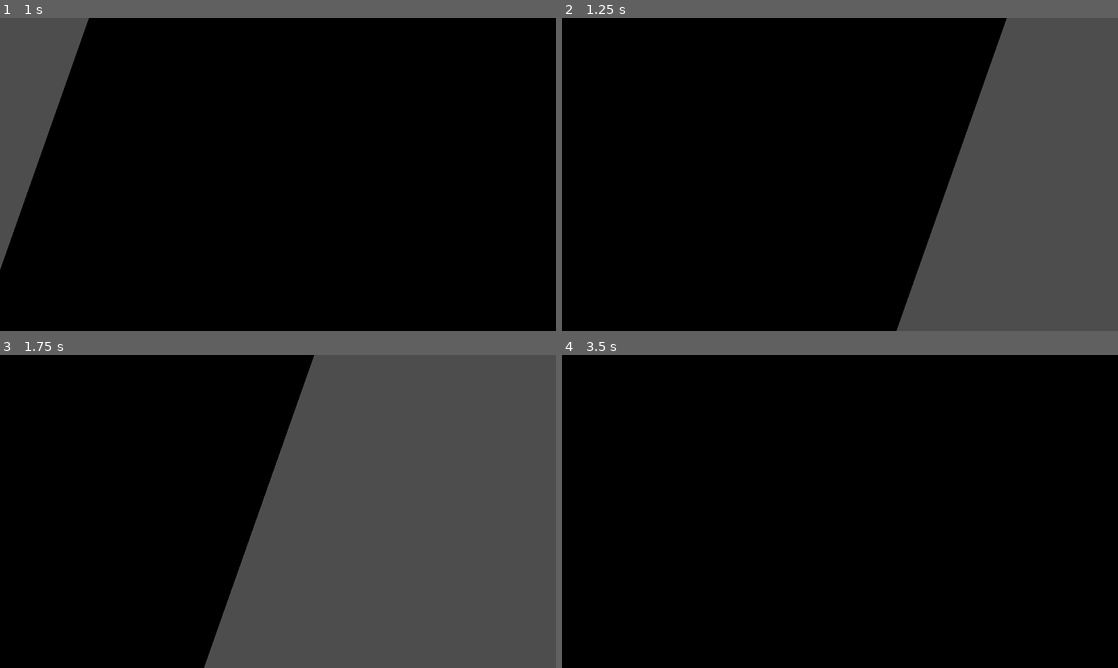
Above: before the commit, frames 1-4 (two rows, left to right).
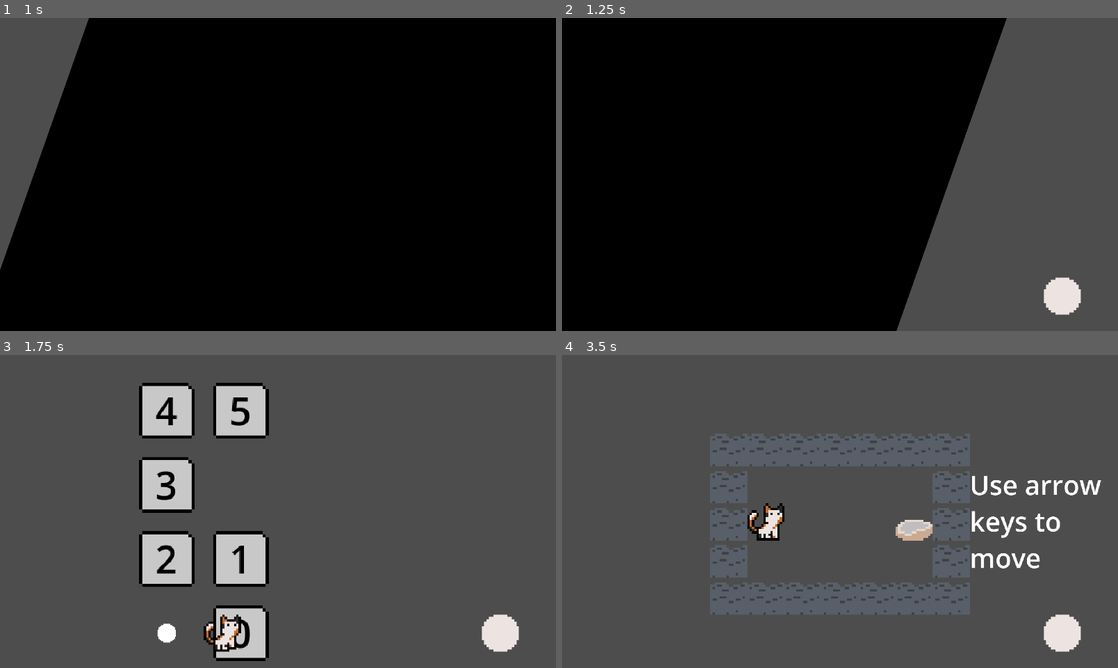
Above: after the commit, the same moments.

Repository: Just-a-Bee/Chrono-Cat
Game: Godot game, scene res://ui/title/title.tscn
Same seed, same stepped clock (60 frames per second), same inputs: the game is played once before the commit and once after it. The engine's default icon, where the game draws it, is replaced by a stand-in: a white triangle on a blue panel in a dark square.
Inputs (mouse positions are in pixels of both pictures, inside the frame that each line leads up to):
- Up to frame 1 (1 s): click "Play" at 0.5 s
- Up to frame 2 (1.25 s): no input
- Up to frame 3 (1.75 s): tap Enter (ui_accept) at 1.25, 1.52 s; move the mouse to (400, 495) at 1.27 s; hold D (right) from 1.28 s (still down); hold X (rewind) from 1.28 s (still down); click (400, 495) at 1.42 s; tap Z (undo) at 1.55 s
- Up to frame 4 (3.5 s): move the mouse to (728, 527) at 2.02 s; release D (right) at 2.03 s; release X (rewind) at 2.03 s; hold S (down) 2.03-2.78 s; tap Z (undo) at 2.1, 3.05 s; tap Enter (ui_accept) at 2.27 s; tap X (rewind) at 2.3 s; move the mouse to (895, 442) at 2.77 s; hold D (right) from 2.78 s (still down); hold X (rewind) from 2.78 s (still down)

Frame 1 is identical in both runs. In frame 2, 0.7% of the frame differs, in the area x 86-94%, y 82-95%; in frame 3, 48%; in frame 4, 100%, in the area x 0-100%, y 0-100%.
Error before the commit: Cannot call method 'instantiate' on a null value. (res://main.gd:67)
Error after the commit: Invalid access to property or key 'level' on a base object of type 'Sprite2D (MapNode)'. (res://ui/level_select/level_select.gd:19)

Commit message:
Big changes to level select Added level icons that change on clear Player sprite tweens and is animated between levels Level select items are MapNodes that player moves between Cannot move past an uncleared level

Diff:
--- a/main.tscn
+++ b/main.tscn
@@ -114,12 +114,11 @@
 text = "Settings"
 
 [node name="RewindBar" type="TextureProgressBar" parent="."]
-visible = false
-offset_left = 1728.0
+offset_left = 1664.0
 offset_top = 896.0
-offset_right = 1744.0
-offset_bottom = 912.0
-scale = Vector2(10, 10)
+offset_right = 1690.0
+offset_bottom = 922.0
+scale = Vector2(8, 8)
 max_value = 3.0
 fill_mode = 4
 texture_under = ExtResource("6_mr47i")
--- a/ui/level_select/level_button.gd
+++ b/ui/level_select/level_button.gd
@@ -1,15 +1,13 @@
-extends Control
+extends MapNode
 
-@onready var level_select = get_parent()
 @export var level:PackedScene
+@export var level_number:int = 0
 
-# vars for adjacent elements
-@export var up_button:Node
-@export var left_button:Node
-@export var down_button:Node
-@export var right_button:Node
+func _ready():
+	$LevelNumber.text = str(level_number)
 
 func _on_button_up():
 	get_parent().open_level.emit(level, name)
 func clear():
-	get_node("Check").show()
+	$CompleteSprite.show()
+	unlock_adjacent()
--- a/ui/level_select/level_button.tscn
+++ b/ui/level_select/level_button.tscn
@@ -1,22 +1,27 @@
 [gd_scene load_steps=4 format=3 uid="uid://doyd0aa2nqgl2"]
 
 [ext_resource type="Script" path="res://ui/level_select/level_button.gd" id="1_g5ee8"]
-[ext_resource type="Texture2D" uid="uid://dodvj3t301qc5" path="res://assets/level_stuff/Check.png" id="3_su3yr"]
-[ext_resource type="Texture2D" uid="uid://dvysf1de0w15y" path="res://assets/circle.png" id="4_lpmam"]
+[ext_resource type="Texture2D" uid="uid://bbxfqg35otvkb" path="res://assets/cleared_level.png" id="2_nnmwk"]
+[ext_resource type="Texture2D" uid="uid://dgp50clvvm3gx" path="res://assets/level_icon.png" id="3_nmnny"]
 
-[node name="Level 1" type="Control"]
-layout_mode = 3
-anchors_preset = 0
-offset_right = 128.0
-offset_bottom = 128.0
+[node name="LevelSprite" type="Sprite2D"]
+position = Vector2(8.58307e-06, 8.58307e-06)
+scale = Vector2(10.6667, 10.6667)
+texture = ExtResource("3_nmnny")
 script = ExtResource("1_g5ee8")
 
-[node name="Check" type="Sprite2D" parent="."]
+[node name="CompleteSprite" type="Sprite2D" parent="."]
 visible = false
-position = Vector2(128, 0)
-texture = ExtResource("3_su3yr")
+texture = ExtResource("2_nnmwk")
 
-[node name="Level_Sprite" type="Sprite2D" parent="."]
-position = Vector2(-4.76837e-07, -4.76837e-07)
-scale = Vector2(2, 2)
-texture = ExtResource("4_lpmam")
+[node name="LevelNumber" type="Label" parent="."]
+offset_left = -9.0
+offset_top = -9.0
+offset_right = 63.0
+offset_bottom = 63.0
+scale = Vector2(0.25, 0.25)
+theme_override_colors/font_color = Color(0, 0, 0, 1)
+theme_override_font_sizes/font_size = 50
+text = "0"
+horizontal_alignment = 1
+vertical_alignment = 1
--- a/ui/level_select/level_select.gd
+++ b/ui/level_select/level_select.gd
@@ -8,7 +8,7 @@
 
 # connect open level signal to main
 func _ready():
-	select_level(get_node("Having a Nap"))
+	select_level(get_node("StartPos"), null, true)
 
 # handle level select inputs
 func _input(event):
@@ -21,28 +21,56 @@
 # handle directional inputs, move cursor in direction pressed
 func direction_input(event:InputEvent):
 	var new_select = null
+	var move_dir = null
 	if event.is_action_pressed("left"):
-		new_select = current_level.left_button
+		new_select = current_level.left_node
+		move_dir = Vector2.LEFT
+
 	elif event.is_action_pressed("up"):
-		new_select = current_level.up_button
+		new_select = current_level.up_node
+		move_dir = Vector2.UP
+
 	elif event.is_action_pressed("down"):
-		new_select = current_level.down_button
+		new_select = current_level.down_node
+		move_dir = Vector2.DOWN
+
 	elif event.is_action_pressed("right"):
-		new_select = current_level.right_button
+		new_select = current_level.right_node
+		move_dir = Vector2.RIGHT
+
 	if new_select != null:
-		select_level(new_select)
+		select_level(new_select, move_dir)
 
 
 # function to select a different level
-func select_level(new_select):
+func select_level(new_select, move_dir, instant = false):
+
+	# dont select level if it isnt unlocked
+	if not new_select.unlocked:
+		return
+
 	main.do_input = false
+
+
 
 	$LevelTitle.text = ""
 	current_level = new_select
 
-	var tween = get_tree().create_tween()
-	tween.tween_property($Player, "position", current_level.position, .3)
-	await tween.finished
+	# move player to level
+	if instant:
+		$Player.position = current_level.position
+	else:
+		# player moving animation
+		$Player.play("walk")
+		if move_dir == Vector2.RIGHT:
+			$Player.flip_h = false
+		elif move_dir == Vector2.LEFT:
+			$Player.flip_h = true
+		var tween = get_tree().create_tween()
+		tween.tween_property($Player, "position", current_level.position, .6)
+		await tween.finished
+		$Player.play("stand")
+
 
 	$LevelTitle.text = current_level.name
 	main.do_input = true
--- a/ui/level_select/level_select.tscn
+++ b/ui/level_select/level_select.tscn
@@ -1,72 +1,130 @@
-[gd_scene load_steps=9 format=3 uid="uid://dseb7xqjms3u6"]
+[gd_scene load_steps=19 format=3 uid="uid://dseb7xqjms3u6"]
 
 [ext_resource type="Script" path="res://ui/level_select/level_select.gd" id="1_ppnx8"]
 [ext_resource type="PackedScene" uid="uid://doyd0aa2nqgl2" path="res://ui/level_select/level_button.tscn" id="2_6b2g3"]
 [ext_resource type="PackedScene" uid="uid://dtb1o8ogbu8dx" path="res://levels/chronology.tscn" id="3_5fvae"]
+[ext_resource type="PackedScene" uid="uid://bi3qwfkkihawt" path="res://ui/level_select/map_position.tscn" id="3_5otd6"]
+[ext_resource type="PackedScene" uid="uid://unywfgkfgxtk" path="res://levels/having_a_nap.tscn" id="3_mtalg"]
 [ext_resource type="PackedScene" uid="uid://lfyr65vh2gv1" path="res://levels/lock_and_key.tscn" id="4_5d44g"]
 [ext_resource type="PackedScene" uid="uid://ujejc8syiu43" path="res://levels/locks_and_keys.tscn" id="5_b8vvg"]
 [ext_resource type="PackedScene" uid="uid://dp5opa0eowbv1" path="res://levels/water_wall.tscn" id="6_egfgn"]
-[ext_resource type="Texture2D" uid="uid://cvd6rg13hiex7" path="res://assets/actors/icon.svg" id="7_fgmna"]
 [ext_resource type="PackedScene" uid="uid://bj8ps4cnlvo7t" path="res://levels/bulky_boxes.tscn" id="7_nj5eh"]
+[ext_resource type="Texture2D" uid="uid://cvfrvcc5yq3pj" path="res://assets/actors/Cat.png" id="8_828dk"]
+
+[sub_resource type="AtlasTexture" id="AtlasTexture_kal7i"]
+atlas = ExtResource("8_828dk")
+region = Rect2(0, 0, 16, 16)
+
+[sub_resource type="AtlasTexture" id="AtlasTexture_07xp1"]
+atlas = ExtResource("8_828dk")
+region = Rect2(0, 0, 16, 16)
+
+[sub_resource type="AtlasTexture" id="AtlasTexture_vojwp"]
+atlas = ExtResource("8_828dk")
+region = Rect2(16, 0, 16, 16)
+
+[sub_resource type="AtlasTexture" id="AtlasTexture_qv7bg"]
+atlas = ExtResource("8_828dk")
+region = Rect2(32, 0, 16, 16)
+
+[sub_resource type="AtlasTexture" id="AtlasTexture_els4d"]
+atlas = ExtResource("8_828dk")
+region = Rect2(48, 0, 16, 16)
+
+[sub_resource type="AtlasTexture" id="AtlasTexture_6jwnk"]
+atlas = ExtResource("8_828dk")
+region = Rect2(64, 0, 16, 16)
+
+[sub_resource type="AtlasTexture" id="AtlasTexture_po1ws"]
+atlas = ExtResource("8_828dk")
+region = Rect2(80, 0, 16, 16)
+
+[sub_resource type="SpriteFrames" id="SpriteFrames_bwar7"]
+animations = [{
+"frames": [{
+"duration": 1.0,
+"texture": SubResource("AtlasTexture_kal7i")
+}],
+"loop": true,
+"name": &"stand",
+"speed": 5.0
+}, {
+"frames": [{
+"duration": 1.0,
+"texture": SubResource("AtlasTexture_07xp1")
+}, {
+"duration": 1.0,
+"texture": SubResource("AtlasTexture_vojwp")
+}, {
+"duration": 1.0,
+"texture": SubResource("AtlasTexture_qv7bg")
+}, {
+"duration": 1.0,
+"texture": SubResource("AtlasTexture_els4d")
+}, {
+"duration": 1.0,
+"texture": SubResource("AtlasTexture_6jwnk")
+}, {
+"duration": 1.0,
+"texture": SubResource("AtlasTexture_po1ws")
+}],
+"loop": true,
+"name": &"walk",
+"speed": 10.0
+}]
 
 [node name="LevelSelect" type="Node2D"]
 script = ExtResource("1_ppnx8")
 
-[node name="Having a Nap" parent="." node_paths=PackedStringArray("up_button") instance=ExtResource("2_6b2g3")]
-offset_left = 896.0
-offset_top = 912.0
-offset_right = 1024.0
-offset_bottom = 1040.0
-up_button = NodePath("../Chronology")
+[node name="Having a Nap" parent="." node_paths=PackedStringArray("up_node") instance=ExtResource("2_6b2g3")]
+position = Vector2(832, 960)
+level = ExtResource("3_mtalg")
+unlocked = true
+up_node = NodePath("../Chronology")
 
-[node name="Chronology" parent="." node_paths=PackedStringArray("up_button", "left_button", "down_button", "right_button") instance=ExtResource("2_6b2g3")]
-offset_left = 896.0
-offset_top = 640.0
-offset_right = 1024.0
-offset_bottom = 768.0
+[node name="Chronology" parent="." node_paths=PackedStringArray("left_node", "down_node") instance=ExtResource("2_6b2g3")]
+position = Vector2(832, 704)
 level = ExtResource("3_5fvae")
-up_button = NodePath("../Water wall")
-left_button = NodePath("../Lock and Key")
-down_button = NodePath("../Having a Nap")
-right_button = NodePath("../Locks and Keys")
+level_number = 1
+left_node = NodePath("../Water wall")
+down_node = NodePath("../Having a Nap")
 
-[node name="Lock and Key" parent="." node_paths=PackedStringArray("right_button") instance=ExtResource("2_6b2g3")]
-offset_left = 560.0
-offset_top = 640.0
-offset_right = 688.0
-offset_bottom = 768.0
+[node name="Lock and Key" parent="." node_paths=PackedStringArray("up_node", "down_node") instance=ExtResource("2_6b2g3")]
+position = Vector2(576, 448)
 level = ExtResource("4_5d44g")
-right_button = NodePath("../Chronology")
+level_number = 3
+up_node = NodePath("../Bulky Boxes")
+down_node = NodePath("../Water wall")
 
-[node name="Locks and Keys" parent="." node_paths=PackedStringArray("up_button", "left_button") instance=ExtResource("2_6b2g3")]
-offset_left = 1216.0
-offset_top = 640.0
-offset_right = 1344.0
-offset_bottom = 768.0
+[node name="Locks and Keys" parent="." node_paths=PackedStringArray("left_node") instance=ExtResource("2_6b2g3")]
+position = Vector2(832, 192)
 level = ExtResource("5_b8vvg")
-up_button = NodePath("../Bulky Boxes")
-left_button = NodePath("../Chronology")
+level_number = 5
+left_node = NodePath("../Bulky Boxes")
 
-[node name="Water wall" parent="." node_paths=PackedStringArray("down_button", "right_button") instance=ExtResource("2_6b2g3")]
-offset_left = 896.0
-offset_top = 368.0
-offset_right = 1024.0
-offset_bottom = 496.0
+[node name="Water wall" parent="." node_paths=PackedStringArray("up_node", "right_node") instance=ExtResource("2_6b2g3")]
+position = Vector2(576, 704)
 level = ExtResource("6_egfgn")
-down_button = NodePath("../Chronology")
-right_button = NodePath("../Bulky Boxes")
+level_number = 2
+up_node = NodePath("../Lock and Key")
+right_node = NodePath("../Chronology")
 
-[node name="Bulky Boxes" parent="." node_paths=PackedStringArray("left_button", "down_button") instance=ExtResource("2_6b2g3")]
-offset_left = 1216.0
-offset_top = 368.0
-offset_right = 1344.0
-offset_bottom = 496.0
+[node name="Bulky Boxes" parent="." node_paths=PackedStringArray("down_node", "right_node") instance=ExtResource("2_6b2g3")]
+position = Vector2(576, 192)
 level = ExtResource("7_nj5eh")
-left_button = NodePath("../Water wall")
-down_button = NodePath("../Locks and Keys")
+level_number = 4
+down_node = NodePath("../Lock and Key")
+right_node = NodePath("../Locks and Keys")
 
-[node name="Player" type="Sprite2D" parent="."]
-texture = ExtResource("7_fgmna")
+[node name="StartPos" parent="." node_paths=PackedStringArray("right_node") instance=ExtResource("3_5otd6")]
+position = Vector2(576, 960)
+unlocked = true
+right_node = NodePath("../Having a Nap")
+
+[node name="Player" type="AnimatedSprite2D" parent="."]
+scale = Vector2(8, 8)
+sprite_frames = SubResource("SpriteFrames_bwar7")
+animation = &"walk"
 
 [node name="LevelTitle" type="Label" parent="."]
 offset_right = 1920.0
--- /dev/null
+++ b/ui/level_select/map_node.gd
@@ -0,0 +1,21 @@
+extends Sprite2D
+class_name MapNode
+
+@onready var level_select = get_parent()
+
+
+
+@export var unlocked:bool = false
+
+# vars for adjacent elements
+@export var up_node:Node = null
+@export var left_node:Node = null
+@export var down_node:Node = null
+@export var right_node:Node = null
+
+@onready var adjacent_nodes:Dictionary = {"up" = up_node, "left" = left_node, "down" = down_node, "right" = right_node}
+
+func unlock_adjacent():
+	for node in adjacent_nodes.values():
+		if node != null:
+			node.unlocked = true
--- /dev/null
+++ b/ui/level_select/map_position.tscn
@@ -0,0 +1,9 @@
+[gd_scene load_steps=3 format=3 uid="uid://bi3qwfkkihawt"]
+
+[ext_resource type="Texture2D" uid="uid://dvysf1de0w15y" path="res://assets/circle.png" id="1_da6oc"]
+[ext_resource type="Script" path="res://ui/level_select/map_node.gd" id="2_or7yq"]
+
+[node name="MapNode" type="Sprite2D"]
+scale = Vector2(4, 4)
+texture = ExtResource("1_da6oc")
+script = ExtResource("2_or7yq")
Binary file added: assets/cleared_level.png
Not shown, added: assets/cleared_level.png.import
Binary file added: assets/level_icon.png
Not shown, added: assets/level_icon.png.import
Not shown, changed: todo.txt
